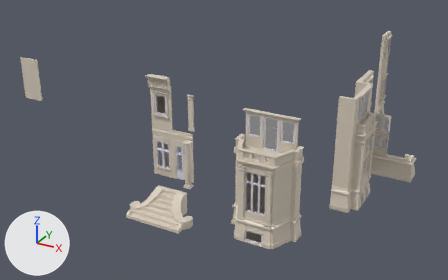
Renders of the Blender file project/KunitzersVilla.blend from each side of a commit.
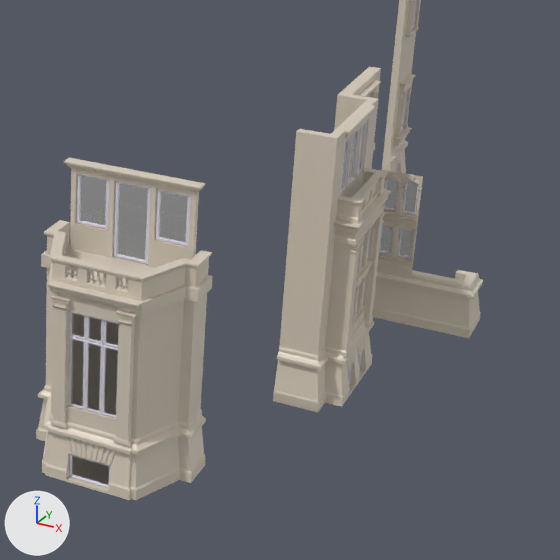
Each version is shown whole from a 50 mm camera at (1.108, -1.785, 1.382) aimed at (-0.096, 0.404, 0.287), then close up on the part from 48% to 100% of the width and 15% to 98% of the height. Lighting does not change. The marker at lower left points along +X, +Y and +Z.

Names of what the first close-up shows: 'Balcony', 'Balcony_Upper_Windows', 'Bottom_Wall_With_Window.001', 'Double_Window_Rounded.003', 'Side_Balcony', 'Side_Wall', 'Window_Wall_Side_Down', 'Window_Wall_Side_Up'.
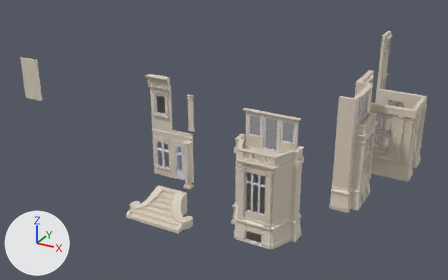
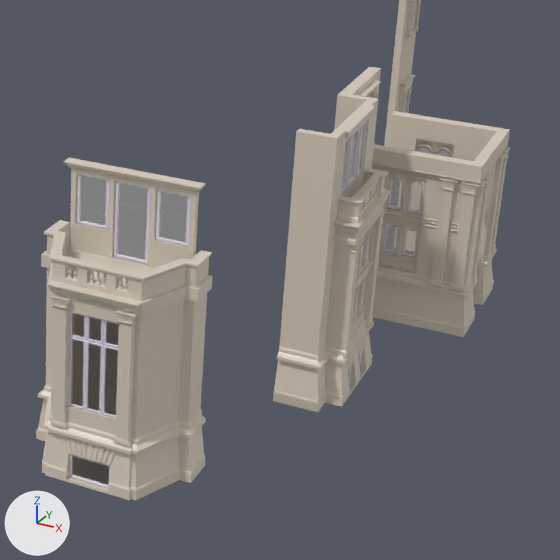
Commit message: working on the main entrance module

Changed parts and their boxes (x1, y1, x2, y2) in the close-ups (560 x 560 px):
'Main_Entrance', added
    after: (372, 111, 510, 337)
    faces in mat_white__017 (light grey #ddd1c1): (372, 111, 510, 337)
    faces in mat_white__016 (light grey #ddd1c1): (464, 130, 510, 335)
    faces in mat_white__009 (light grey #ddd1c1): (449, 182, 480, 291)
    faces in mat_white__008 (light grey #ddd1c1): (428, 178, 457, 287)
    faces in mat_white__018 (light grey #ddd1c1): (397, 142, 454, 273)
'Bottom_Wall_With_Window.001', deleted
    before: (372, 269, 483, 338)
    faces in mat_white__017 (light grey #ddd1c1): (372, 269, 473, 338)
    faces in mat_white__016 (light grey #ddd1c1): (455, 270, 483, 337)
'Double_Window_Rounded.003', deleted
    before: (377, 170, 423, 276)
    faces in mat_white__018 (light grey #ddd1c1): (392, 173, 423, 276)
    faces in mat_white__004 (light grey #ddd1c1): (377, 170, 403, 272)
    faces in mat_glass_018 (white #e7e7e7): (400, 183, 417, 256)
    faces in mat_glass_005 (white #e7e7e7): (380, 179, 397, 252)
    faces in mat_frame_018 (white #e6e3f0): (397, 181, 419, 259)

Patch to the scene script:
```diff
--- a/project/KunitzersVilla.blend.py
+++ b/project/KunitzersVilla.blend.py
@@ mat_white__008 @@
+mat_white__008 = principled_material('white .008')
+mat_white__008.base_color = (0.72, 0.64, 0.533)  # light grey #ddd1c1
+mat_white__008.roughness = 0.4
@@ mat_white__010 @@
+mat_white__010 = principled_material('white .010')
+mat_white__010.base_color = (0.72, 0.64, 0.533)  # light grey #ddd1c1
+mat_white__010.roughness = 0.4
@@ mat_white__009 @@
+mat_white__009 = principled_material('white .009')
+mat_white__009.base_color = (0.72, 0.64, 0.533)  # light grey #ddd1c1
+mat_white__009.roughness = 0.4
@@ mat_white__011 @@
+mat_white__011 = principled_material('white .011')
+mat_white__011.base_color = (0.72, 0.64, 0.533)  # light grey #ddd1c1
+mat_white__011.roughness = 0.4
@@ me_cube_014_1 @@
+me_cube_014_1.from_pydata(...)  # 3385 vertices, 2454 faces; spans x -0.99..0.99, y -0.93..1.5, z -1.19..1.55
+me_cube_014_1.materials.append(mat_white__016)  # light grey #ddd1c1
+me_cube_014_1.materials.append(mat_white__017)  # light grey #ddd1c1
+me_cube_014_1.materials.append(mat_white__008)  # light grey #ddd1c1
+me_cube_014_1.materials.append(mat_white__009)  # light grey #ddd1c1
+me_cube_014_1.materials.append(mat_white__011)  # light grey #ddd1c1
+me_cube_014_1.materials.append(mat_white__010)  # light grey #ddd1c1
+me_cube_014_1.materials.append(mat_frame_005)  # white #e6e3f0
+me_cube_014_1.materials.append(mat_glass_005)  # white #e7e7e7
+me_cube_014_1.materials.append(mat_white__004)  # light grey #ddd1c1
+me_cube_014_1.materials.append(mat_frame_018)  # white #e6e3f0
+me_cube_014_1.materials.append(mat_glass_018)  # white #e7e7e7
+me_cube_014_1.materials.append(mat_white__018)  # light grey #ddd1c1
@@ ob_double_window_rounded_003 @@
-ob_double_window_rounded_003 = bpy.data.objects.new('Double_Window_Rounded.003', me_cube_015)
-ob_double_window_rounded_003.location = (0.552, 0.539, 0.399)
-ob_double_window_rounded_003.rotation_euler = (0.0, 0.0, 1.571)  # degrees (0, 0, 90)
-ob_double_window_rounded_003.scale = (0.109, 0.0853, 0.111)
@@ ob_bottom_wall_with_window_001 @@
-ob_bottom_wall_with_window_001 = bpy.data.objects.new('Bottom_Wall_With_Window.001', me_cube_014)
-ob_bottom_wall_with_window_001.location = (0.674, 0.622, 0.25)
-ob_bottom_wall_with_window_001.rotation_euler = (0.0, 0.0, 1.571)  # degrees (0, 0, 90)
-ob_bottom_wall_with_window_001.scale = (0.109, 0.0853, 0.111)
@@ ob_main_entrance @@
+ob_main_entrance = bpy.data.objects.new('Main_Entrance', me_cube_014_1)
+ob_main_entrance.location = (0.6, 0.657, 0.341)
+ob_main_entrance.rotation_euler = (0.0, 0.0, 1.571)  # degrees (0, 0, 90)
+ob_main_entrance.scale = (0.109, 0.0853, 0.111)
```
